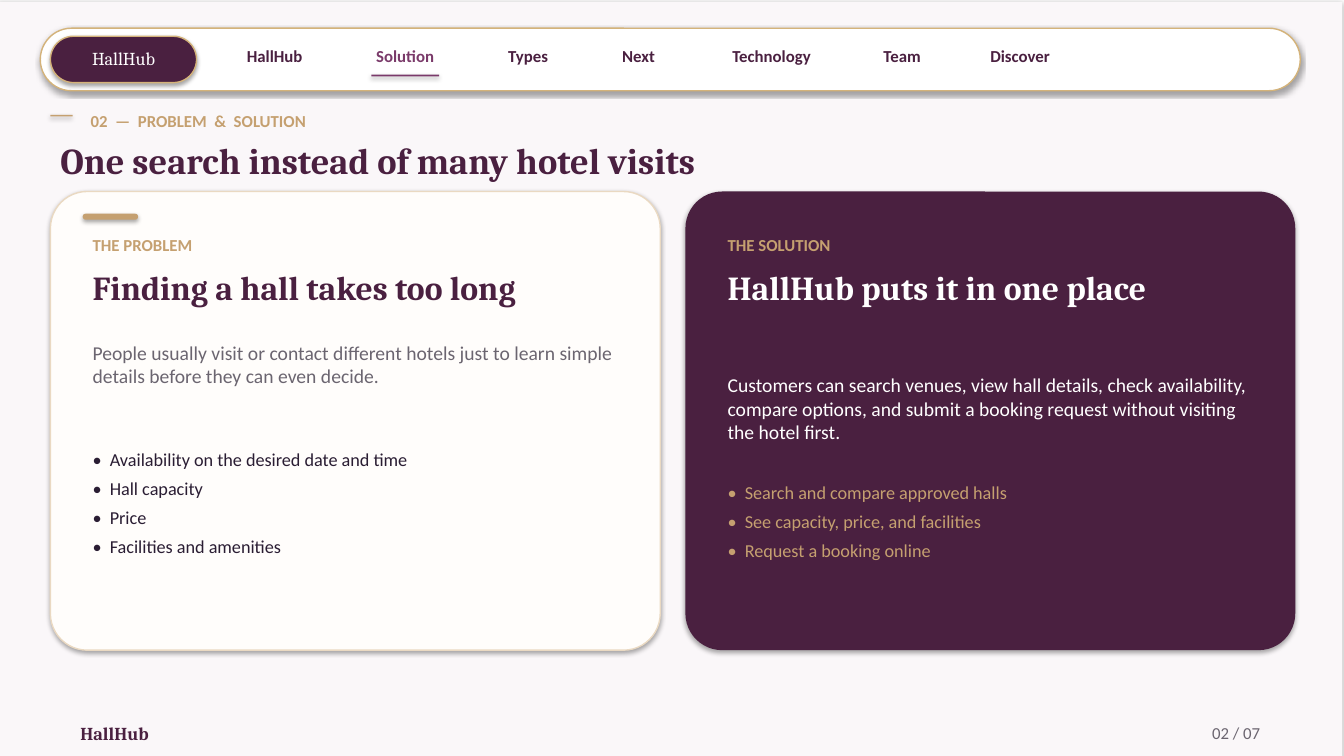
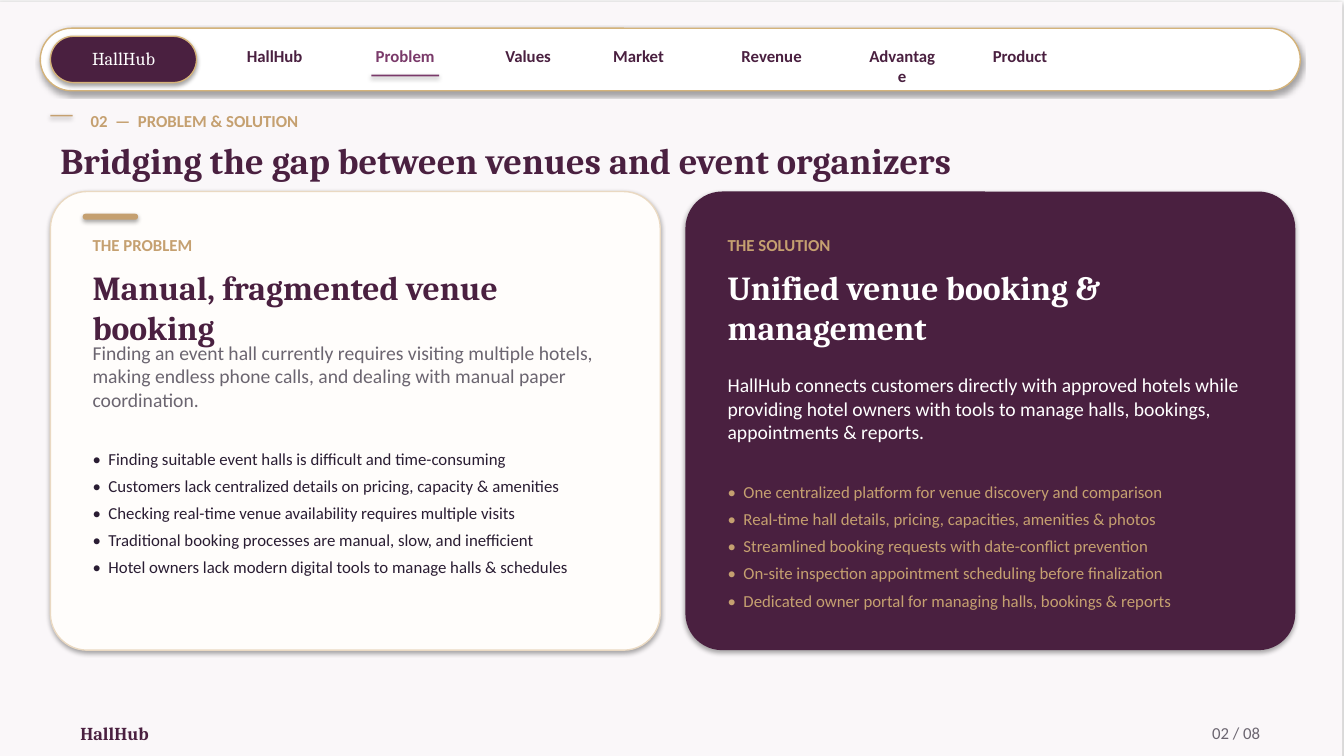
Before and after one commit to NaimaMuse/Venue-Booking-Management-System, a slide deck: slide 2 of HallHub-Presentation.pptx. Drawn at 1344x756 pixels with LibreOffice and Linux fonts; fonts in the diff are those of the drawing. Boxes give left, top, right and bottom in pixels: in the first picture for what was removed or moved away, otherwise in the second. Text is boxed around its words. In the diff, an @@ line names an element or a change of style, - is before the commit and + after.

```diff
--- a/HallHub-Presentation.pptx
+++ b/HallHub-Presentation.pptx
@@ text at (376,50,435,62): text changed @@
-Solution
+Problem
@@ text at (505,50,551,62): text changed @@
-Types
+Values
@@ text at (613,50,664,62): text changed @@
-Next
+Market
@@ text at (741,51,801,62): text changed @@
-Technology
+Revenue
@@ text at (883,51,920,62): text changed @@
-Team
+Advantage
@@ text at (993,50,1048,62): text changed @@
-Discover
+Product
@@ text "02 — PROBLEM & SOLUTION" rewrapped from (91,116,306,127) to (91,116,298,127) @@
@@ text at (60,148,951,182): text changed @@
-One search instead of many hotel visits
+Bridging the gap between venues and event organizers
@@ text at (93,276,498,349): text changed @@
-Finding a hall takes too long
+Manual, fragmented venue booking
@@ text at (728,276,1068,348): text changed @@
-HallHub puts it in one place
+Unified venue booking & management
@@ text at (93,343,593,407): text changed @@
-People usually visit or contact different hotels just to learn simple details before they can even decide.
+Finding an event hall currently requires visiting multiple hotels, making endless phone calls, and dealing with manual paper coordination.
@@ text at (728,378,1238,442): text changed @@
-Customers can search venues, view hall details, check availability, compare options, and submit a booking request without visiting the hotel first.
+HallHub connects customers directly with approved hotels while providing hotel owners with tools to manage halls, bookings, appointments & reports.
@@ text at (108,453,567,576): text changed; size 13 to 12 pt @@
-• Availability on the desired date and time
-• Hall capacity
-• Price
-• Facilities and amenities
+• Finding suitable event halls is difficult and time-consuming
+• Customers lack centralized details on pricing, capacity & amenities
+• Checking real-time venue availability requires multiple visits
+• Traditional booking processes are manual, slow, and inefficient
+• Hotel owners lack modern digital tools to manage halls & schedules
@@ text at (743,486,1171,610): text changed; size 13 to 12 pt @@
-• Search and compare approved halls
-• See capacity, price, and facilities
-• Request a booking online
+• One centralized platform for venue discovery and comparison
+• Real-time hall details, pricing, capacities, amenities & photos
+• Streamlined booking requests with date-conflict prevention
+• On-site inspection appointment scheduling before finalization
+• Dedicated owner portal for managing halls, bookings & reports
@@ text at (1212,727,1260,739): text changed @@
-02 / 07
+02 / 08
```
Also in this commit, not shown: 1 other slide changed, 6 slides added, 5 slides removed, 15 other files.
